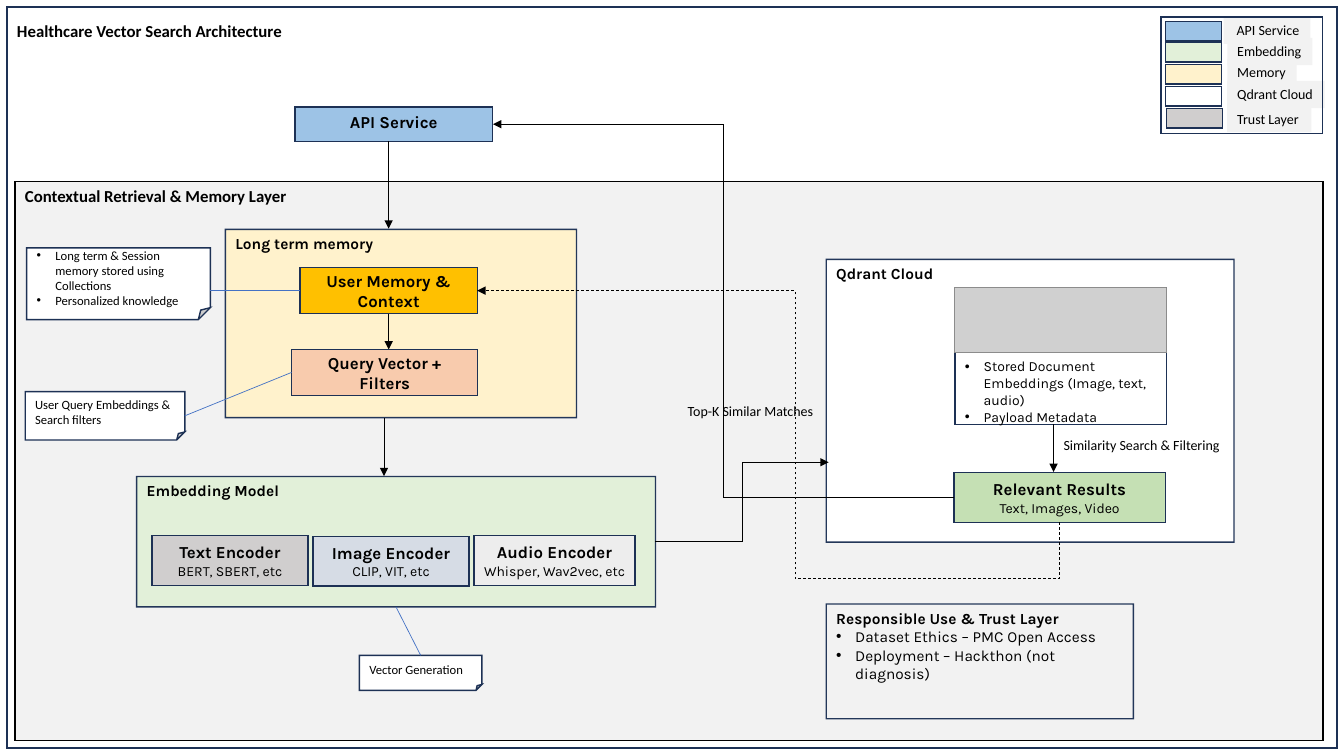
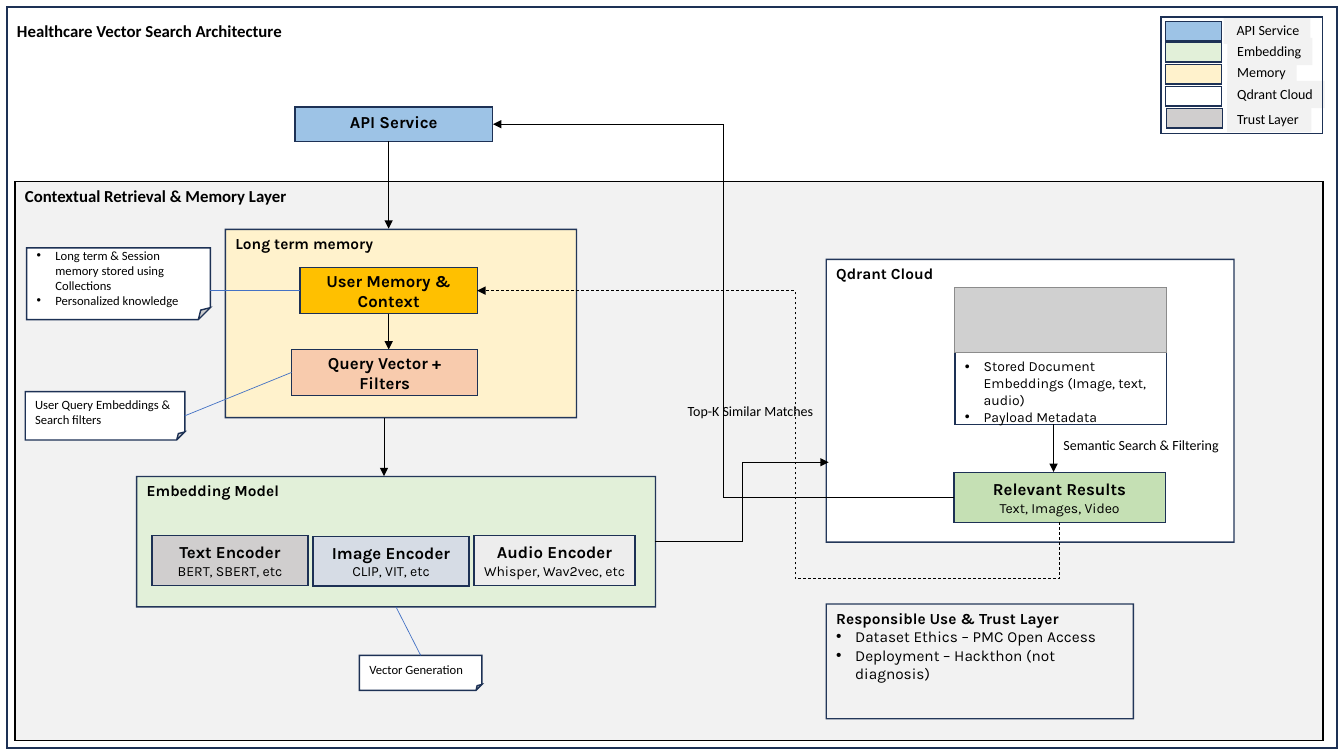
Before and after one commit to spandana-030305/conclave4-vector-search, a slide deck: slide 1 of docs/IIT_Conclave4_Architecture.pptx. Drawn at 1344x756 pixels with LibreOffice and Linux fonts; fonts in the diff are those of the drawing; grey boxes stand for pictures. Boxes give left, top, right and bottom in pixels: in the first picture for what was removed or moved away, otherwise in the second. Text is boxed around its words. In the diff, an @@ line names an element or a change of style, - is before the commit and + after.

```diff
--- a/docs/IIT_Conclave4_Architecture.pptx
+++ b/docs/IIT_Conclave4_Architecture.pptx
@@ text at box(1063, 440, 1218, 453): text changed @@
-Similarity Search & Filtering
+Semantic Search & Filtering
```
Also in this commit, not shown: 12 other files.
